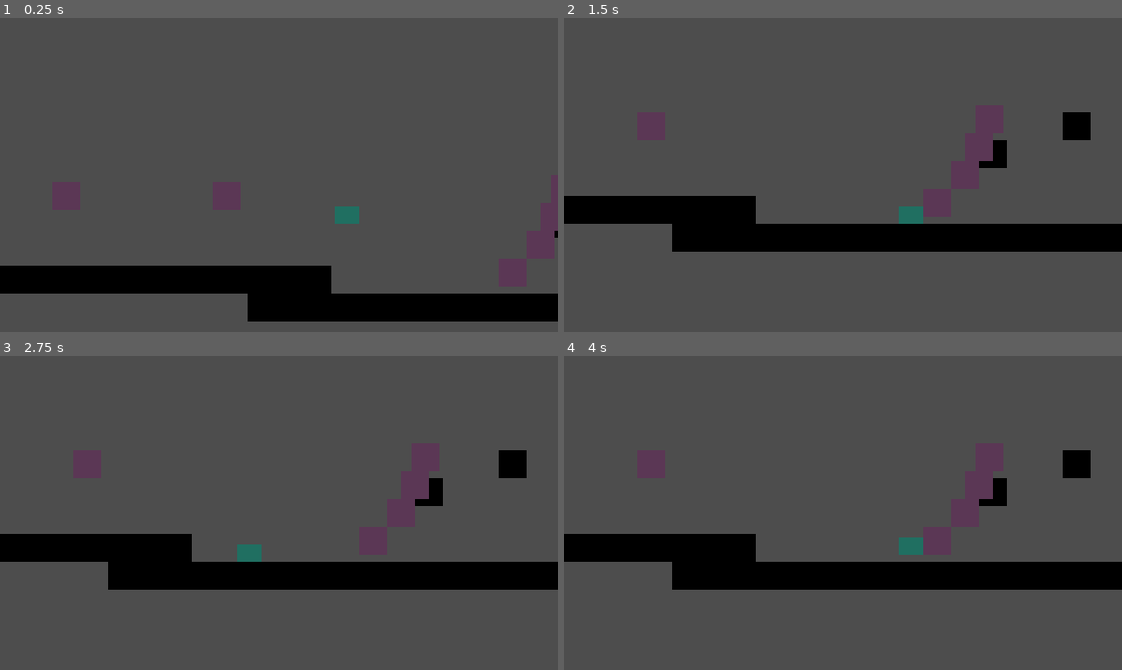
Above: before the commit, frames 1-4 (two rows, left to right).
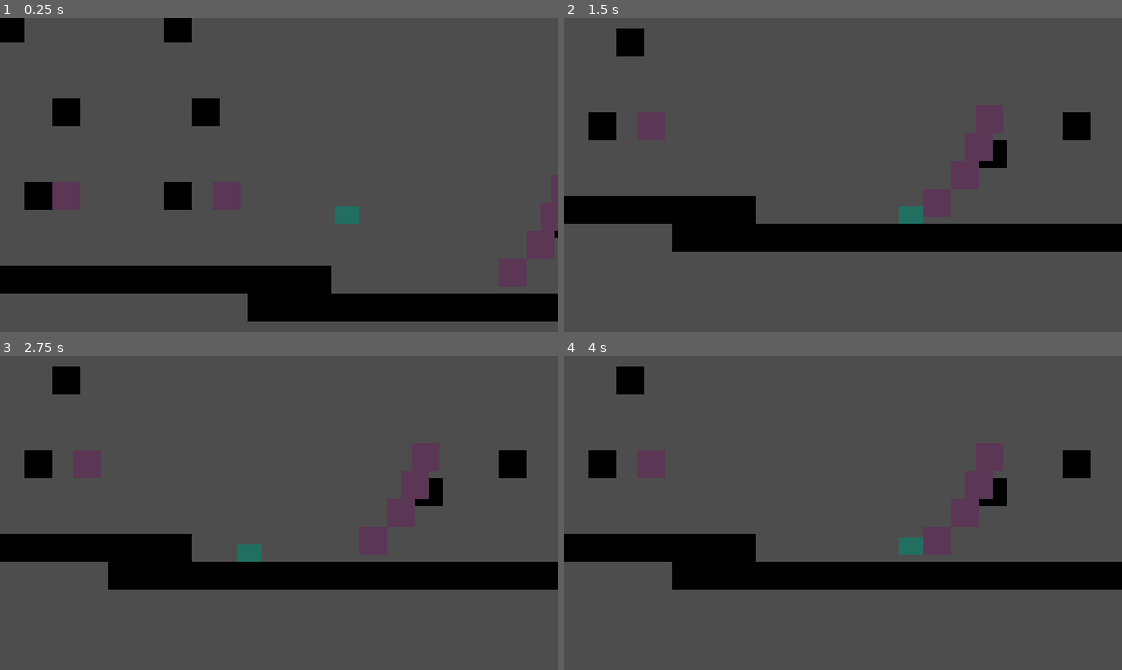
Above: after the commit, the same moments.

Repository: TravisHenderson646/finish-the-knight
Game: Godot game, scene res://game.tscn
Same seed, same stepped clock (60 frames per second), same inputs: the game is played once before the commit and once after it.
Inputs:
- Up to frame 1 (0.25 s): no input
- Up to frame 2 (1.5 s): hold D (right) from 0.53 s (still down); tap J (attack) at 0.6 s; tap Space (jump) at 0.77 s; tap K (dash) at 1.35 s
- Up to frame 3 (2.75 s): tap Space (jump) at 1.52 s; release D (right) at 2.03 s; hold A (left) from 2.03 s (still down); tap J (attack) at 2.1 s
- Up to frame 4 (4 s): release A (left) at 2.78 s; hold D (right) from 2.78 s (still down); tap K (dash) at 2.85 s; tap Space (jump) at 3.02, 3.77 s; tap J (attack) at 3.6 s

The runs differ from the first frame. In frame 1, 2.5% of the frame differs, in the area x 0-40%, y 0-62%; in frame 2, 0.9%; in frame 3, 0.9%; in frame 4, 0.9%.

Commit message:
added simple run dust particle

Diff:
--- a/levels/test_level.tscn
+++ b/levels/test_level.tscn
@@ -5,5 +5,5 @@
 [node name="TestLevel" type="Node2D"]
 
 [node name="TileMapLayer" type="TileMapLayer" parent="."]
-tile_map_data = PackedByteArray("AAAAAAYAAAAAAAAAAAABAAYAAAA …(1647 unchanged characters)… AAAAAAAADm//3/AAAAAAAAAADm//z/AAAAAAAAAAA=")
+tile_map_data = PackedByteArray("AAAAAAYAAAAAAAAAAAABAAYAAAA …(1647 unchanged characters)… AAAAAAAADm//3/AAAAAAAAAADm//z/AAAAAAAAAAD9/wMAAAAAAAAAAAD+/wAAAAAAAAAAAAD9//3/AAAAAAAAAAD5/wAAAAAAAAAAAAD3//3/AAAAAAAAAAD4/wMAAAAAAAAAAAA=")
 tile_set = ExtResource("1_gojnm")
--- /dev/null
+++ b/particle.gd
@@ -0,0 +1,23 @@
+class_name Particle
+extends Polygon2D
+
+var velocity: Vector2
+var duration: int
+const PARTICLE = preload('res://particle.tscn')
+
+static func new_particle(_position: Vector2, _velocity: Vector2, _duration: int) -> Particle:
+	var new_particle = PARTICLE.instantiate()
+	new_particle.velocity =_velocity
+	new_particle.duration = _duration
+	new_particle.position = _position
+	print('created')
+	return(new_particle)
+
+
+func _physics_process(_delta: float) -> void:
+	position += velocity
+	print(position)
+	duration -= 1
+	if duration == 0:
+		queue_free()
+		print('destroyed')
--- /dev/null
+++ b/particle.tscn
@@ -0,0 +1,8 @@
+[gd_scene load_steps=2 format=3 uid="uid://bu5wiwxxiihjb"]
+
+[ext_resource type="Script" uid="uid://dk4k1a1b7rx6m" path="res://particle.gd" id="1_kgu82"]
+
+[node name="Particle" type="Polygon2D"]
+color = Color(0.555717, 0.376858, 0.302847, 1)
+polygon = PackedVector2Array(-1, -1, 1, -1, 1, 1, -1, 1)
+script = ExtResource("1_kgu82")
--- a/player/fall_state.gd
+++ b/player/fall_state.gd
@@ -15,6 +15,6 @@
 	player.apply_direction()
 	if player.is_on_floor():
 		if player.direction.x == 0:
+			state_machine.change_state(state_machine.states_list.idle)
+		else:
 			state_machine.change_state(state_machine.states_list.run)
-		else:
-			state_machine.change_state(state_machine.states_list.idle)
--- a/player/idle_state.gd
+++ b/player/idle_state.gd
@@ -1,6 +1,5 @@
 class_name Idle
 extends State
-
 
 func enter() -> void:
 	pass
@@ -19,5 +18,12 @@
 		return
 	if !player.is_on_floor():
 		state_machine.change_state(state_machine.states_list.fall)
+		return
 	if player.direction.x != 0:
+		if player.direction.x > 0:
+			var dust := Particle.new_particle(Vector2(player.position.x - 1, player.position.y + 4), Vector2(-player.direction.x, -1)/3, 20)
+			player.get_tree().root.add_child(dust)
+		else:
+			var dust := Particle.new_particle(Vector2(player.position.x + 8, player.position.y + 4), Vector2(-player.direction.x, -1)/3, 20)
+			player.get_tree().root.add_child(dust)
 		state_machine.change_state(state_machine.states_list.run)
--- a/player/player.gd
+++ b/player/player.gd
@@ -116,6 +116,6 @@
 	velocity.y += gravity
 
 
-func _on_nail_area_entered(area: Area2D) -> void:
+func _on_nail_area_entered(_area: Area2D) -> void:
 	velocity.y = JUMP_VELOCITY/1.5
 	dash_count = 1
Not shown, added: particle.gd.uid
